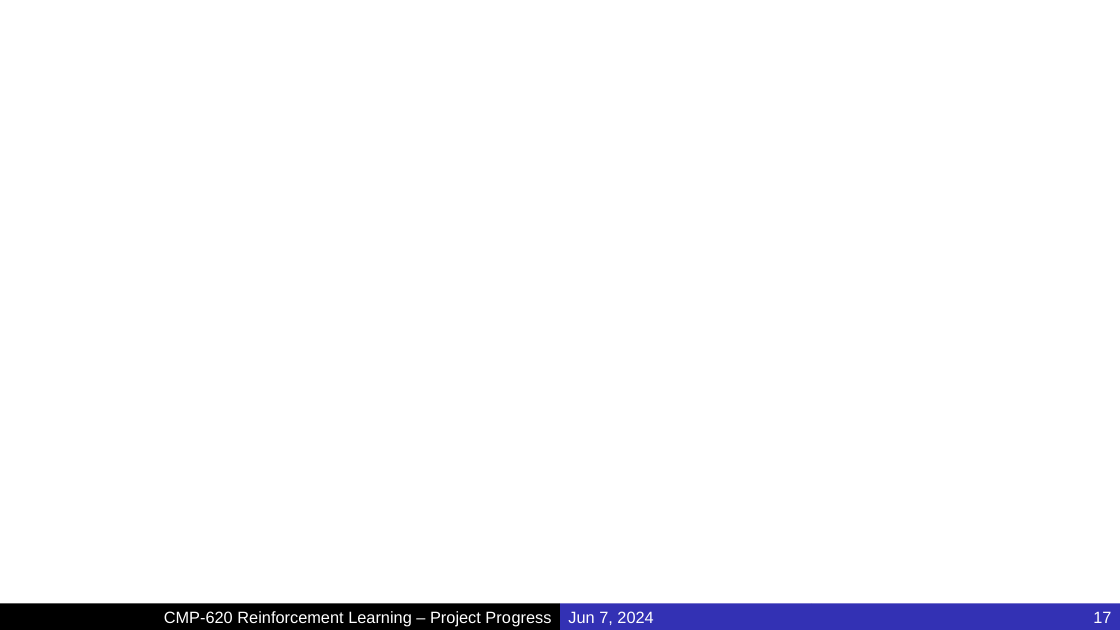
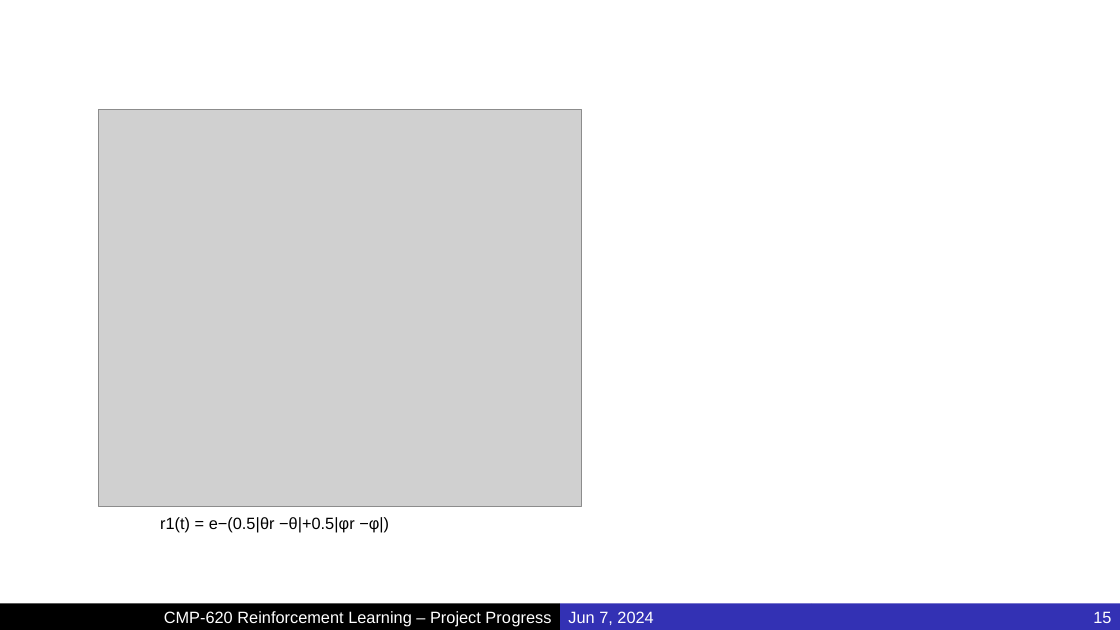
Before and after one commit to MucahidRidvanKaplan/ParrotQuadcopterRL, a slide deck: slide 15 of Presentations/Project_Final.pptx (slide 17 before the commit). Drawn at 1120x630 pixels with LibreOffice and Linux fonts; fonts in the diff are those of the drawing; grey boxes stand for pictures; background and template pictures are left out. Boxes give left, top, right and bottom in pixels: in the first picture for what was removed or moved away, otherwise in the second. Text is boxed around its words. In the diff, an @@ line names an element or a change of style, - is before the commit and + after.

```diff
--- a/Presentations/Project_Final.pptx
+++ b/Presentations/Project_Final.pptx
@@ picture added at bbox=[98, 109, 581, 506] @@
@@ text added at bbox=[160, 517, 389, 533], 14 pt, text #000000 @@
+r1(t) = e−(0.5|θr −θ|+0.5|φr −φ|)
@@ page number at bbox=[1093, 611, 1111, 623]: text changed @@
-17
+15
```
Also in this commit, not shown: 13 other slides changed, 1 slide removed.
